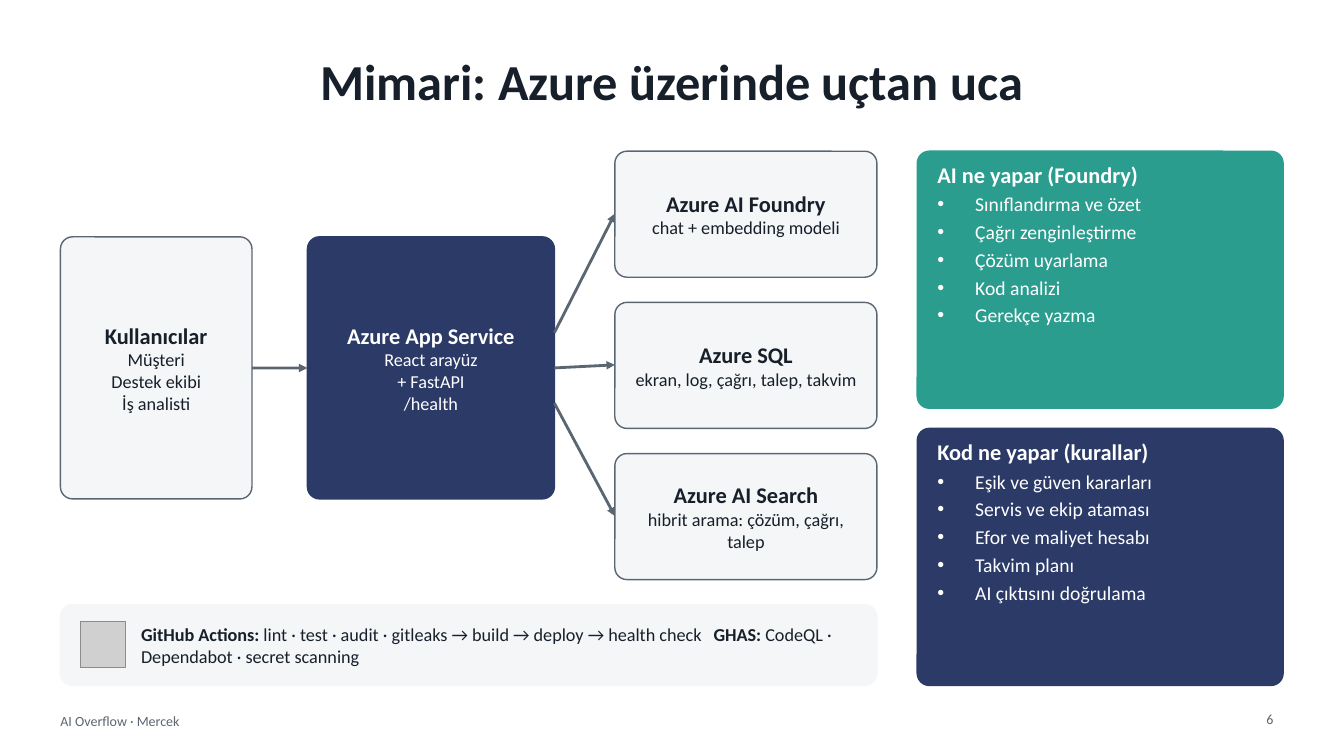
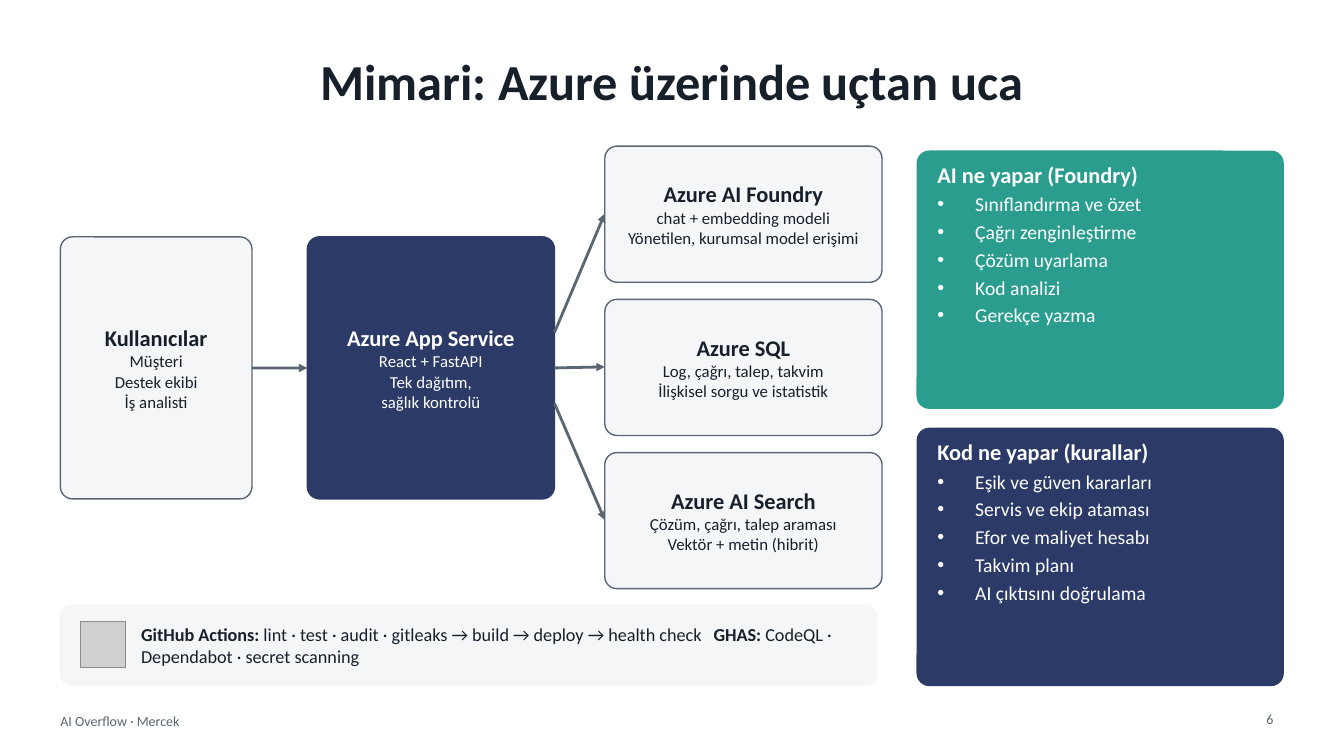
Before and after one commit to SeyhanAmasyalii/ZTHackathonStudy, a slide deck: slide 6 of presentation/Mercek_AI_Overflow_Sunum.pptx. Drawn at 1344x756 pixels with LibreOffice and Linux fonts; fonts in the diff are those of the drawing; grey boxes stand for pictures. Boxes give left, top, right and bottom in pixels: in the first picture for what was removed or moved away, otherwise in the second. Text is boxed around its words. In the diff, an @@ line names an element or a change of style, - is before the commit and + after.

```diff
--- a/presentation/Mercek_AI_Overflow_Sunum.pptx
+++ b/presentation/Mercek_AI_Overflow_Sunum.pptx
@@ rounded rectangle: place and size @@
-rounded rectangle at (615, 151, 877, 277)
+rounded rectangle at (605, 146, 882, 282)
@@ text "Azure AI Foundry": place and size @@
-text "Azure AI Foundry" at (652, 196, 840, 237)
+text "Azure AI Foundry" at (628, 186, 859, 247)
@@ arrow moved from (555, 333) - (615, 214) to (555, 333) - (605, 214) @@
@@ text at (628, 232, 859, 247): paragraph added @@
+Yönetilen, kurumsal model erişimi
@@ text at (657, 212, 830, 227): size 13 to 12 pt in "chat + embedding modeli" @@
@@ rounded rectangle: place and size @@
-rounded rectangle at (615, 302, 877, 429)
+rounded rectangle at (605, 299, 882, 436)
@@ text "Azure SQL": place and size @@
-text "Azure SQL" at (636, 348, 857, 389)
+text "Azure SQL" at (658, 341, 828, 400)
@@ text at (115, 355, 197, 411): size 13 to 12 pt in "Müşteri", "Destek ekibi", "İş analisti" @@
@@ text at (379, 356, 483, 411): text changed; size 13 to 12 pt @@
-React arayüz
-+ FastAPI
-/health
+React + FastAPI
+Tek dağıtım,
+sağlık kontrolü
@@ arrow moved from (555, 368) - (615, 365) to (555, 368) - (605, 367) @@
@@ text at (658, 365, 828, 400): text changed; size 13 to 12 pt @@
-ekran, log, çağrı, talep, takvim
+Log, çağrı, talep, takvim
+İlişkisel sorgu ve istatistik
@@ arrow moved from (555, 403) - (615, 516) to (555, 403) - (605, 520) @@
@@ proportions changed in 3 elements at (605, 146, 882, 282), (605, 299, 882, 436), (605, 453, 882, 589) @@
@@ rounded rectangle: place and size @@
-rounded rectangle at (615, 454, 877, 580)
+rounded rectangle at (605, 453, 882, 589)
@@ text at (650, 518, 836, 552): text changed; size 13 to 12 pt @@
-hibrit arama: çözüm, çağrı, talep
+Çözüm, çağrı, talep araması
+Vektör + metin (hibrit)
```
Also in this commit, not shown: 3 other slides changed, 1 other file.
